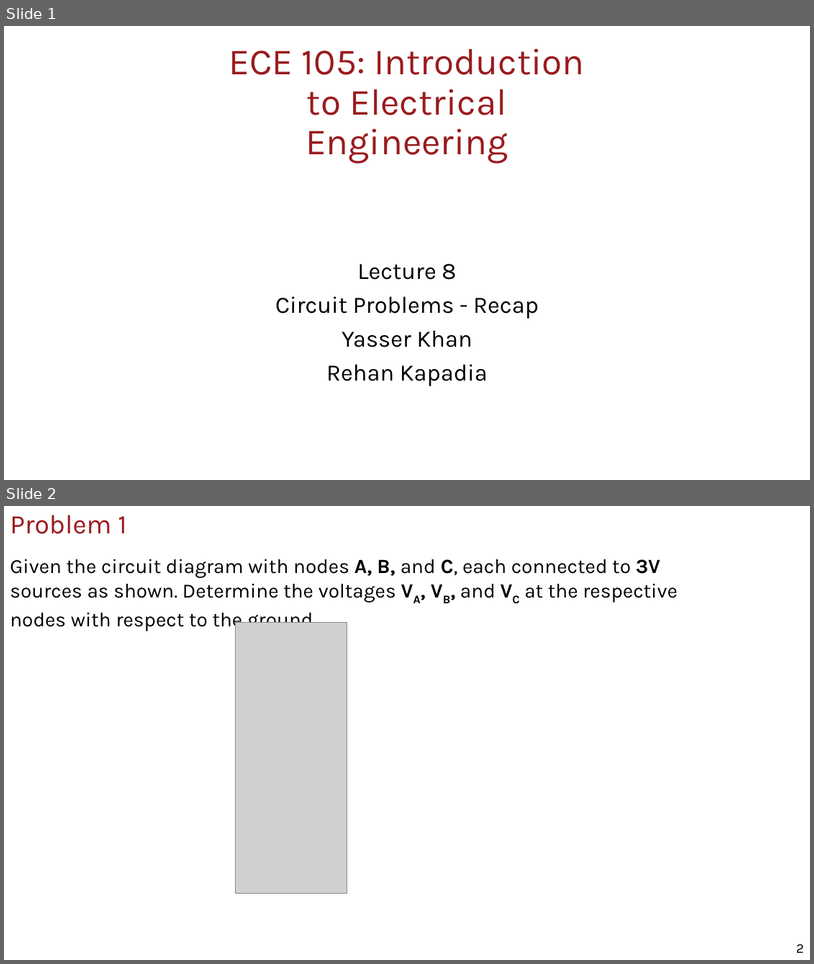
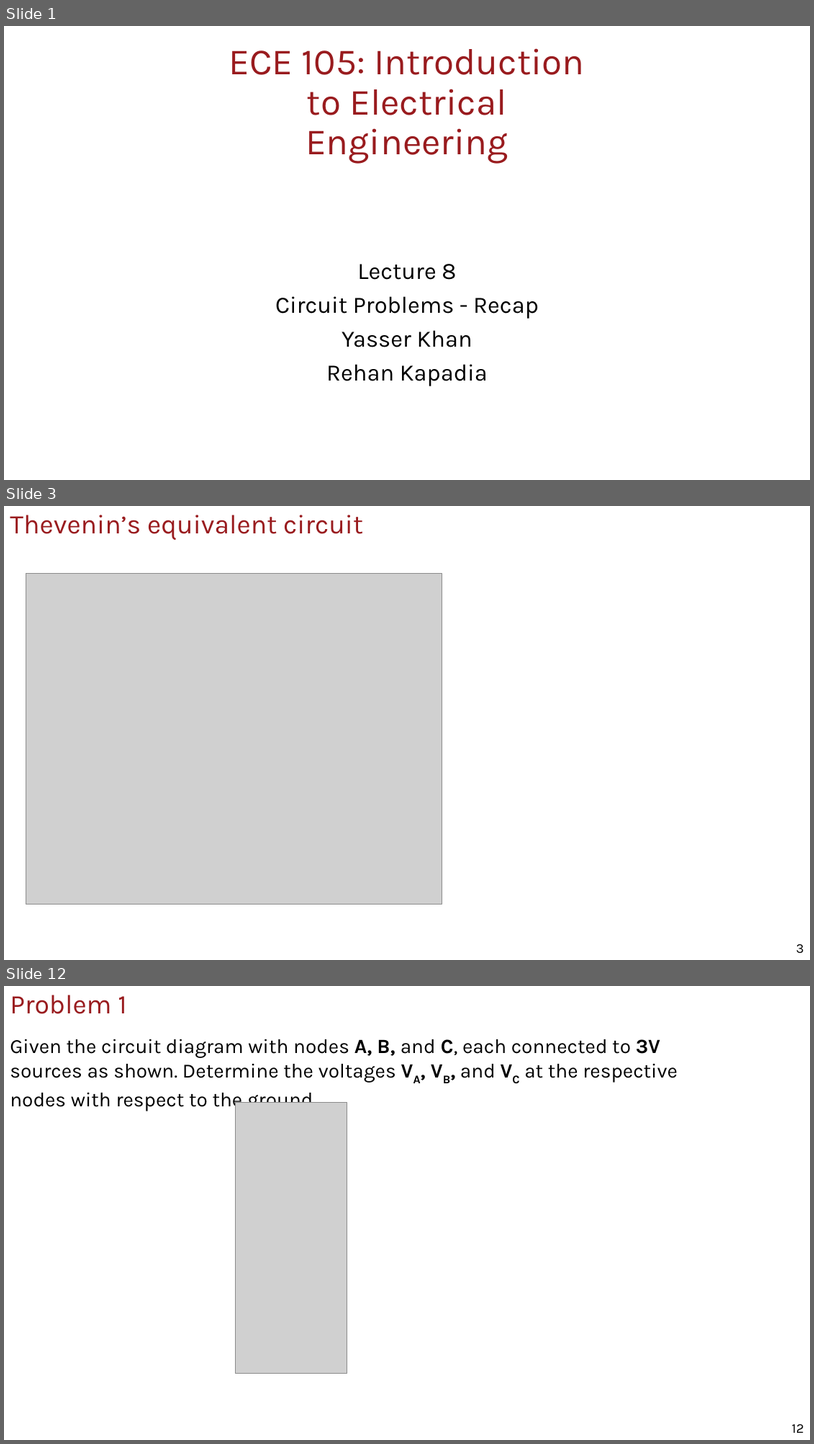
Before and after one commit to uscee105/ee105, a slide deck: assets/module-1-circuit/mod-1-lecture-8-circuit-problems.pptx. Shown one above the other, each under a label of ours: slides 1 and 2 before the commit, slides 1, 3 and 12 after it; the slides between them are not shown. The pictures are 814x964 and 814x1444 pixels, drawn with LibreOffice and Linux fonts; fonts in the diff are those of the drawing; grey boxes stand for pictures; background and template pictures are left out. Boxes give left, top, right and bottom in pixels: in the first picture for what was removed or moved away, otherwise in the second. Text is boxed around its words. In the diff, an @@ line names an element or a change of style, - is before the commit and + after.

Commit message:
circuit 4 update

```diff
--- a/assets/module-1-circuit/mod-1-lecture-8-circuit-problems.pptx
+++ b/assets/module-1-circuit/mod-1-lecture-8-circuit-problems.pptx
@@ slide 3 added at [4,506,810,960], background #FFFFFF @@
@@ title added at [10,515,363,540], 32 pt, text #991B1E @@
+Thevenin’s equivalent circuit
@@ picture added at [26,573,442,904] @@
@@ page number added at [797,944,805,953], 16 pt, text #000000 @@
+3
@@ what was slide 2 is now slide 12 @@
@@ page number at [792,1424,805,1432]: text changed @@
-2
+12
```
Also in this commit, not shown: 9 other slides added, 2 slides removed, 4 other files.
